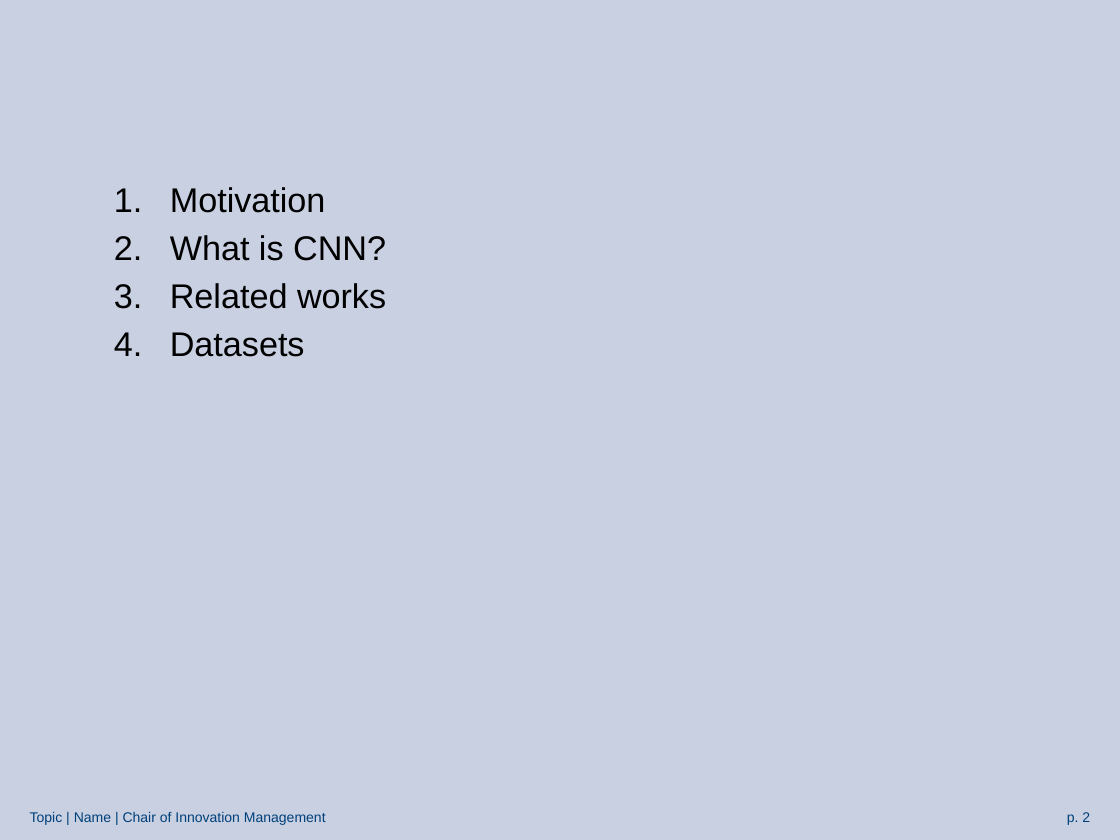
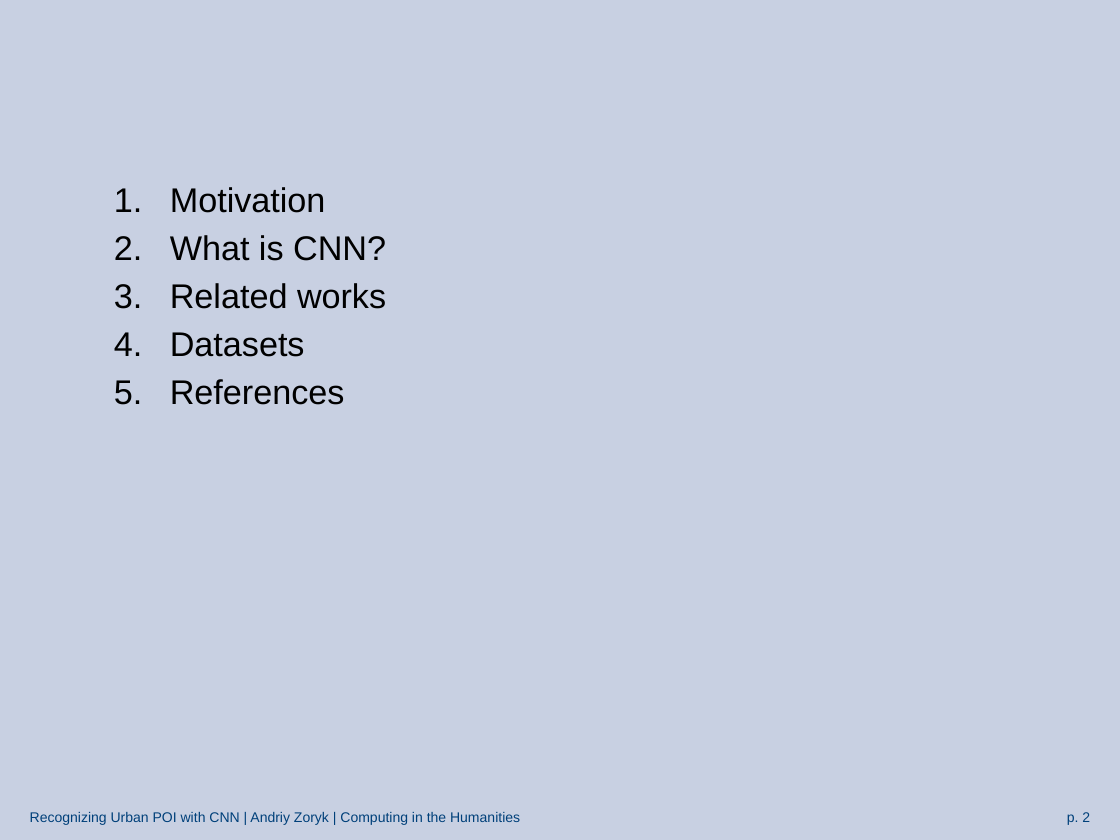
Before and after one commit to azoryk/Master-thesis, a slide deck: slide 2 of 1.Presentation_Master.pptx. Drawn at 1120x840 pixels with LibreOffice and Linux fonts; fonts in the diff are those of the drawing; background and template pictures are left out. Boxes give left, top, right and bottom in pixels: in the first picture for what was removed or moved away, otherwise in the second. Text is boxed around its words. In the diff, an @@ line names an element or a change of style, - is before the commit and + after.

```diff
--- a/1.Presentation_Master.pptx
+++ b/1.Presentation_Master.pptx
@@ text at <box>170,379,345,405</box>: paragraph added @@
+5. References
@@ text at <box>30,812,520,825</box>: text changed @@
-Topic | Name | Chair of Innovation Management
+Recognizing Urban POI with CNN | Andriy Zoryk | Computing in the Humanities
```
Also in this commit, not shown: 7 other slides changed, 10 slides added, 2 slides removed.
